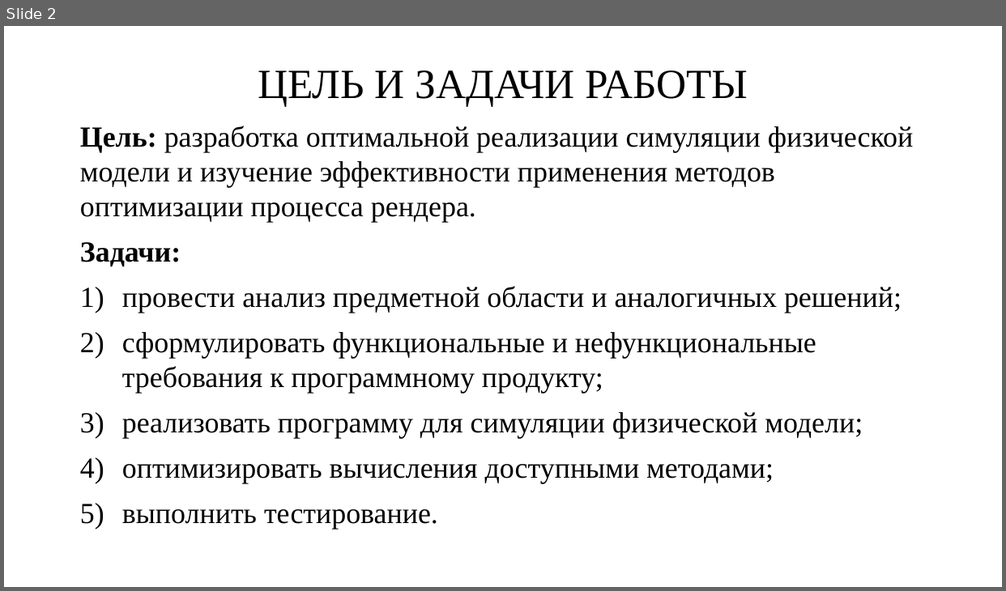
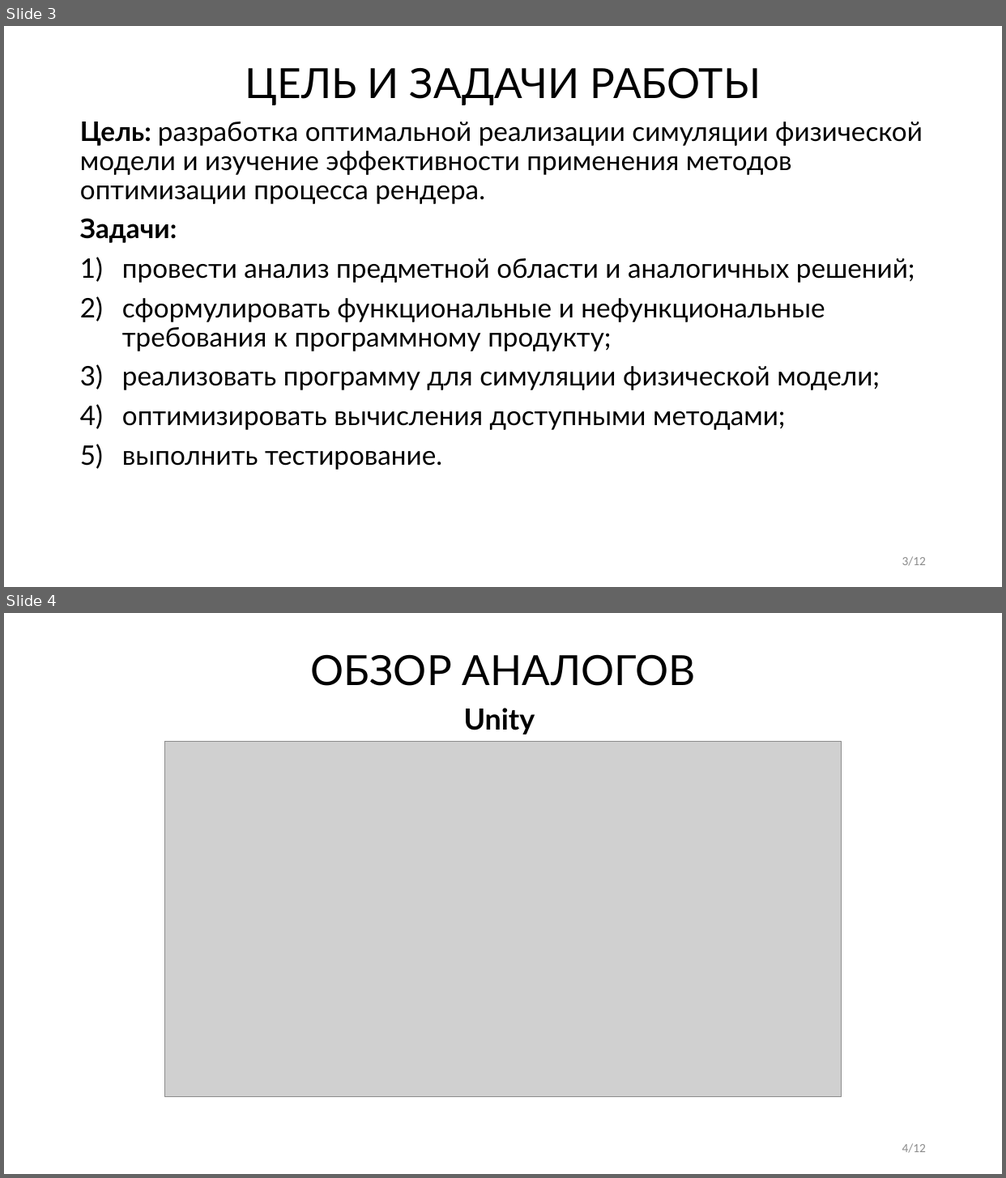
Before and after one commit to molo4kaPlus/particle_benchmark, a slide deck: docs/КузьминГО_курсовая.pptx. Shown one above the other, each under a label of ours: slide 2 before the commit, slides 3 and 4 after it. The pictures are 1006x591 and 1006x1178 pixels, drawn with LibreOffice and Linux fonts; fonts in the diff are those of the drawing; grey boxes stand for pictures. Boxes give left, top, right and bottom in pixels: in the first picture for what was removed or moved away, otherwise in the second. Text is boxed around its words. In the diff, an @@ line names an element or a change of style, - is before the commit and + after.

```diff
--- a/docs/КузьминГО_курсовая.pptx
+++ b/docs/КузьминГО_курсовая.pptx
@@ slide 4 added at [4,613,1002,1174], background #FFFFFF @@
@@ title added at [311,654,695,686], 40 pt, text #000000 @@
+ОБЗОР АНАЛОГОВ
@@ text added at [464,708,535,735], 28 pt, text #000000, bold @@
+Unity
@@ picture added at [165,742,841,1097] @@
@@ page number added at [902,1144,926,1153], 12 pt, text #8C8C8C @@
+4/12
@@ what was slide 2 is now slide 3 @@
@@ slide 3 changed as well @@
@@ title "ЦЕЛЬ И ЗАДАЧИ РАБОТЫ" at [245,67,761,105]: font Times New Roman to Lato @@
@@ text "Цель: разработка оптимальной реализации симуляции ..." at [80,122,923,470]: size 28 to 25.9 pt, font Times New Roman to Lato; line spacing 1 to 0.9 @@
@@ page number added at [902,557,926,566], 12 pt, text #8C8C8C @@
+3/12
```
Also in this commit, not shown: 9 other slides changed, 1 other slide added, 2 other files.
